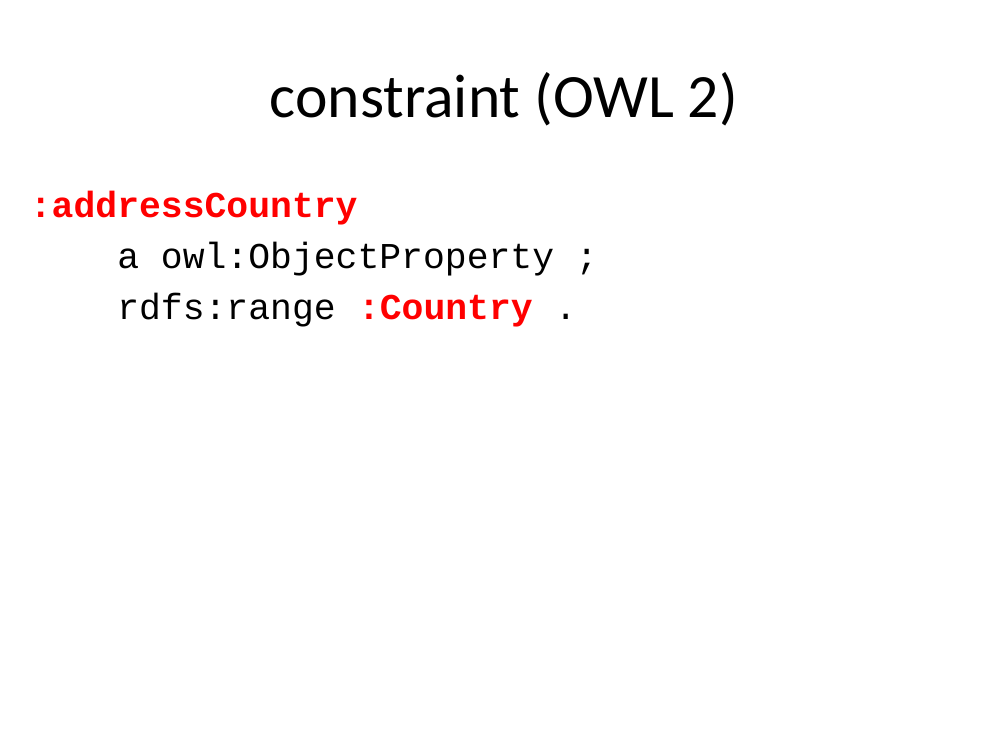
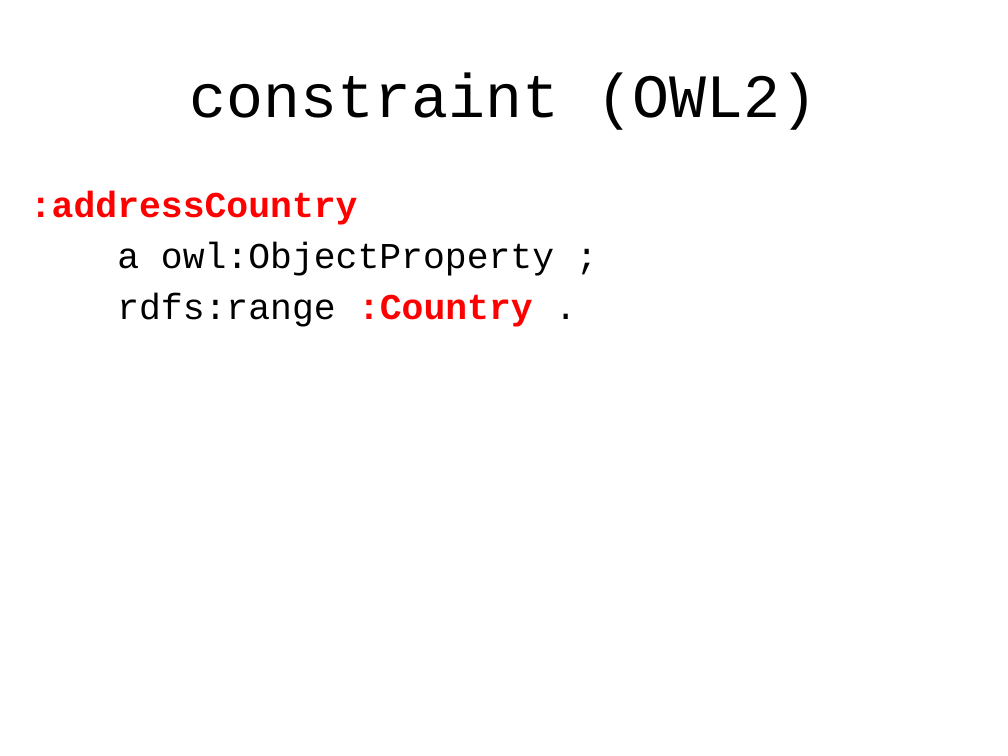
Before and after one commit to boschthomas/rdf-validation-research, a slide deck: slide 6 of presentations/Tutorial Thomas Bosch (DC 2014).pptx (slide 5 before the commit). Drawn at 1008x756 pixels with LibreOffice and Linux fonts; fonts in the diff are those of the drawing. Boxes give left, top, right and bottom in pixels: in the first picture for what was removed or moved away, otherwise in the second. Text is boxed around its words. In the diff, an @@ line names an element or a change of style, - is before the commit and + after.

```diff
--- a/presentations/Tutorial Thomas Bosch (DC 2014).pptx
+++ b/presentations/Tutorial Thomas Bosch (DC 2014).pptx
@@ title at [189,74,818,130]: text changed; font Calibri to Courier New @@
-constraint (OWL 2)
+constraint (OWL2)
```
Also in this commit, not shown: 6 other slides changed, 35 slides added, 2 slides removed, 11 other files.
